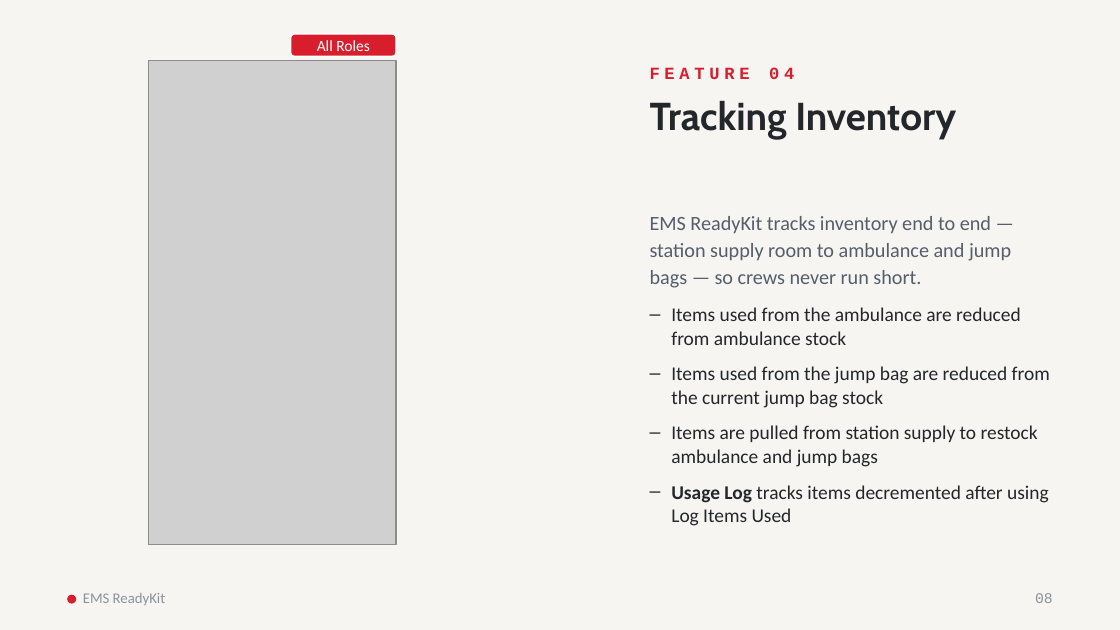
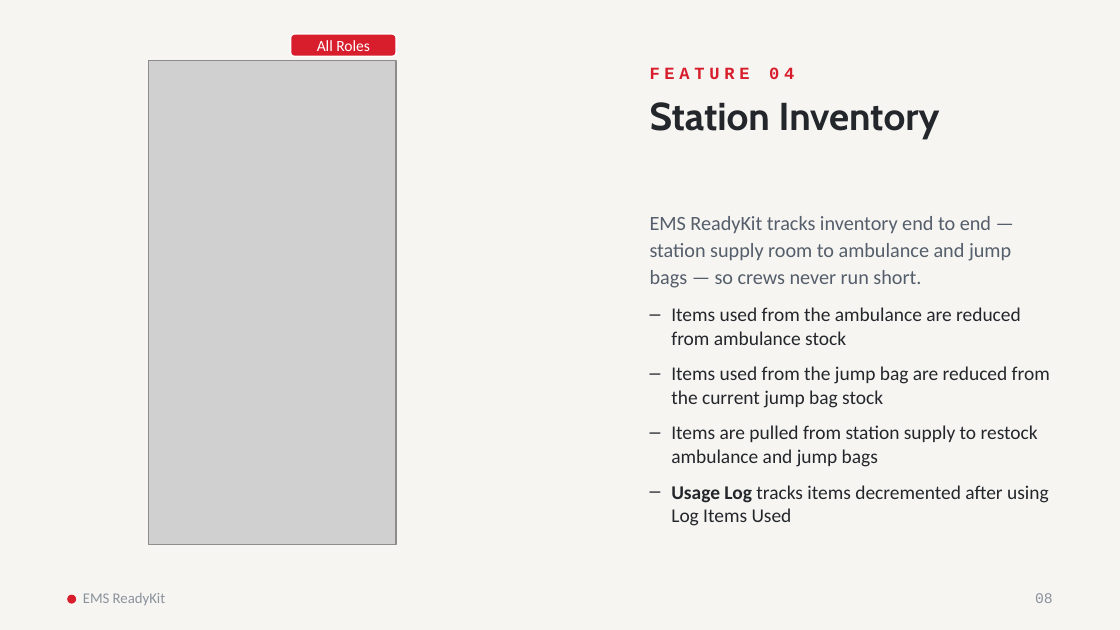
Before and after one commit to Jinniyah/EMS_ReadyKit, a slide deck: slide 12 of docs/evidence/live_deployment/LIVE01-05_EMS_ReadyKit_WebApp.pptx. Drawn at 1120x630 pixels with LibreOffice and Linux fonts; fonts in the diff are those of the drawing; grey boxes stand for pictures. Boxes give left, top, right and bottom in pixels: in the first picture for what was removed or moved away, otherwise in the second. Text is boxed around its words. In the diff, an @@ line names an element or a change of style, - is before the commit and + after.

```diff
--- a/docs/evidence/live_deployment/LIVE01-05_EMS_ReadyKit_WebApp.pptx
+++ b/docs/evidence/live_deployment/LIVE01-05_EMS_ReadyKit_WebApp.pptx
@@ text at [650,102,940,139]: text changed @@
-Tracking Inventory
+Station Inventory
```
Also in this commit, not shown: 6 other slides changed, 4 slides added.
